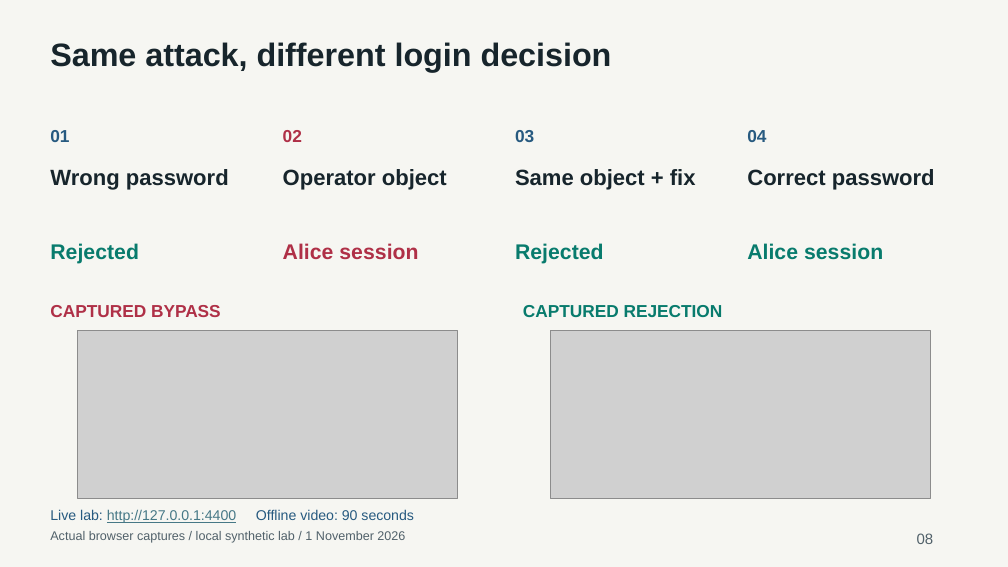
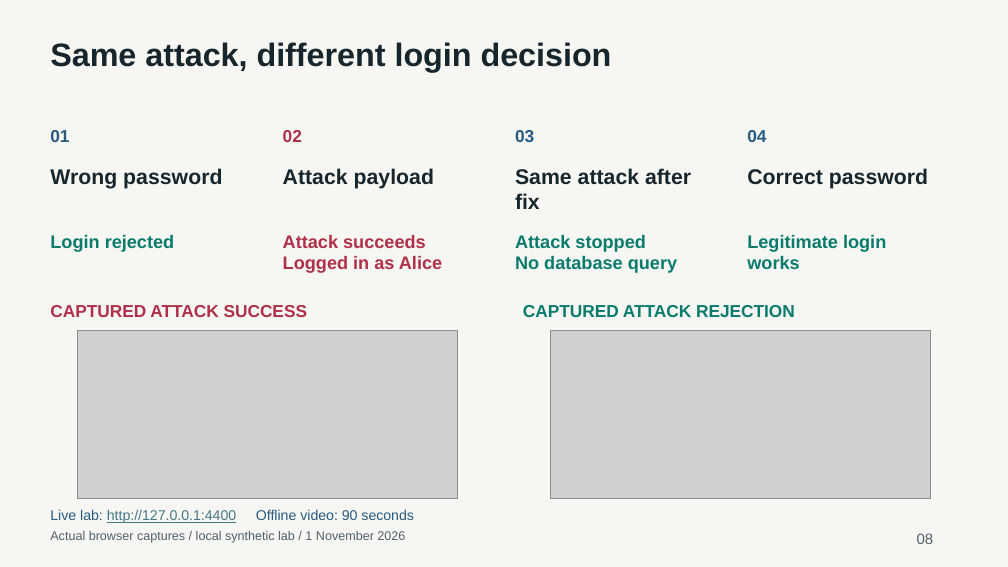
Before and after one commit to Qingyu255/CS440-Project, a slide deck: slide 8 of deliverables/CS440-NoSQL-Injections-Final-Deck.pptx. Drawn at 1008x567 pixels with LibreOffice and Linux fonts; fonts in the diff are those of the drawing; grey boxes stand for pictures. Boxes give left, top, right and bottom in pixels: in the first picture for what was removed or moved away, otherwise in the second. Text is boxed around its words. In the diff, an @@ line names an element or a change of style, - is before the commit and + after.

Commit message:
Clarify experiment outcomes and safe login flow

```diff
--- a/deliverables/CS440-NoSQL-Injections-Final-Deck.pptx
+++ b/deliverables/CS440-NoSQL-Injections-Final-Deck.pptx
@@ text "Wrong password" at box(50, 168, 222, 189): size 21 to 20.2 pt @@
@@ text at box(283, 168, 434, 189): text changed; size 21 to 20.2 pt @@
-Operator object
+Attack payload
@@ text at box(515, 168, 691, 209): text changed; size 21 to 20.2 pt @@
-Same object + fix
+Same attack after fix
@@ text "Correct password" at box(747, 168, 928, 189): size 21 to 20.2 pt @@
@@ text at box(50, 235, 174, 252): text changed; size 20.2 to 17.2 pt @@
-Rejected
+Login rejected
@@ text at box(283, 235, 442, 273): text changed; size 20.2 to 17.2 pt @@
-Alice session
+Attack succeeds
+Logged in as Alice
@@ text at box(515, 235, 677, 273): text changed; size 20.2 to 17.2 pt @@
-Rejected
+Attack stopped
+No database query
@@ text at box(747, 235, 886, 269): text changed; size 20.2 to 17.2 pt @@
-Alice session
+Legitimate login
+works
@@ text at box(50, 305, 307, 317): text changed @@
-CAPTURED BYPASS
+CAPTURED ATTACK SUCCESS
@@ text at box(523, 305, 795, 317): text changed @@
-CAPTURED REJECTION
+CAPTURED ATTACK REJECTION
```
Also in this commit, not shown: 12 other slides changed, 9 other files.
